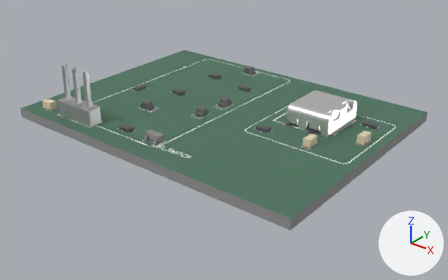
Two versions of the glTF model kicraft/server/sample_projects/night-light/previews/board.glb, one commit apart.
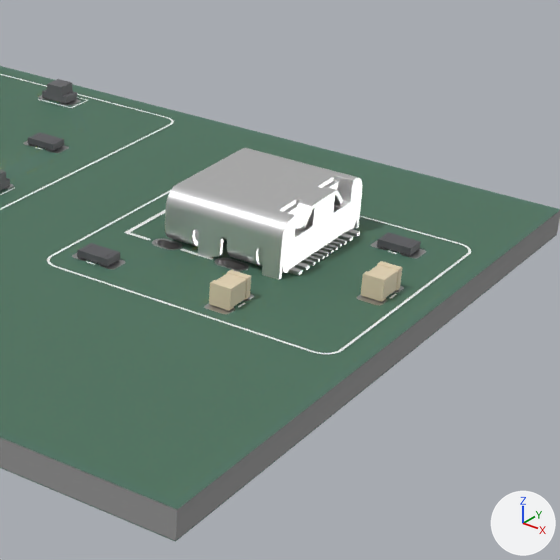
There are two pictures of each version: one whole from a 50 mm camera at (0.2075, -0.1783, 0.0417) aimed at (0.1507, -0.1074, -0.0023), one close up on the part from 51% to 95% of the width and 13% to 85% of the height. The axes (+X, +Y, +Z) are drawn at lower right. The lights are the same throughout. The last two pictures show the newer version. Where no turn or scale is listed for an object, it has been applied to the vertices.

Objects in the first close-up: '=>[0:1:1:11]', '=>[0:1:1:12]', '=>[0:1:1:14]', '=>[0:1:1:9]', 'C1', 'C2', 'J1' and 6 more.
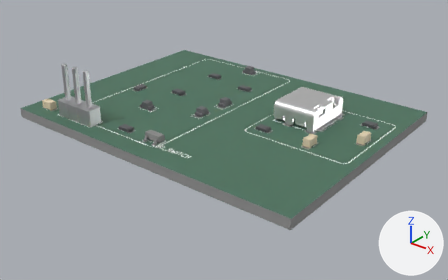
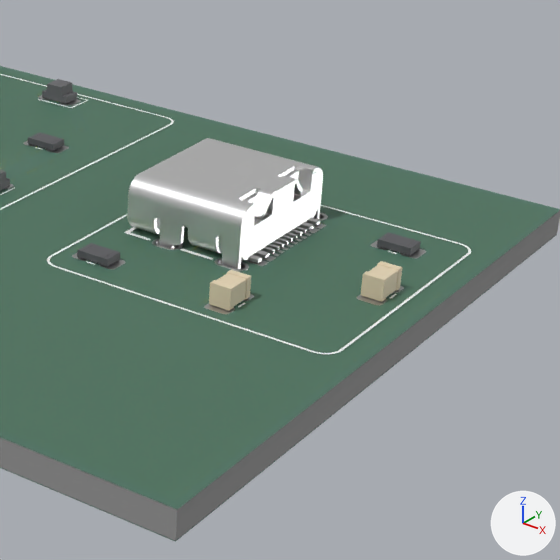
Where the change shows, as pixel boxes [x1, y1, x2, y2] in the close-ups (560 x 560 px):
'J1', moved
    before: [165, 148, 363, 280]
    after: [127, 138, 323, 269]

What changed in the scene script:
```text
Change ob_j1:
    ob_j1.location: (0.16246, -0.09877, 0.0016) -> (0.15996, -0.09877, 0.0016)
```
